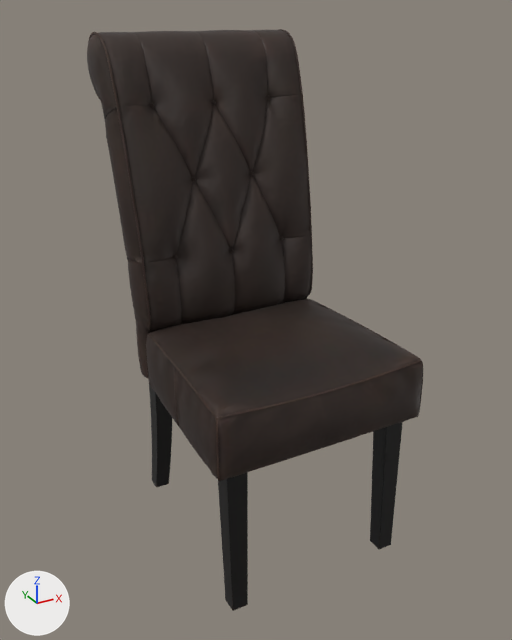
Renders of the glTF model public/models/ph_dining_chair.glb from each side of a commit.
One viewpoint serves both versions: a 50 mm lens placed at (-0.618, -1.101, 1.014), pointed at (0.001, 0.024, 0.452). The lights are fixed; the arrows at lower left show +X, +Y and +Z. The picture after the commit comes second. Vertices at exactly the same position are counted once.

In view in the first picture: 'dining_chair_02'.
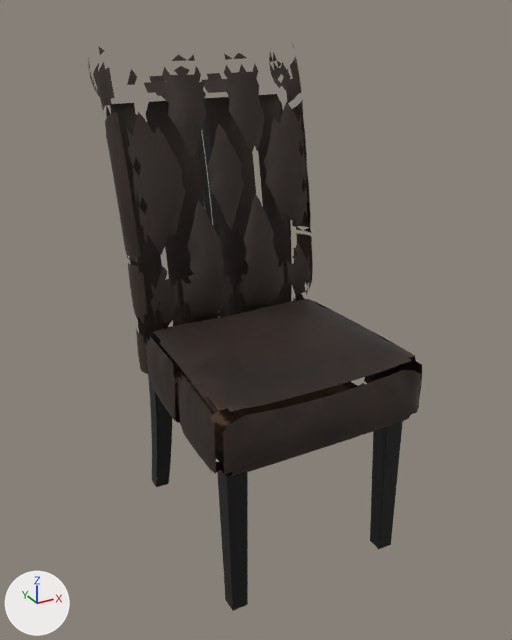
Where the newer file only moved an object's origin or applied its transform, the numbers keep the older frame.

Boxes (x1, y1, x2, y2) around the edits, measured in the pictures (512 x 640 px):
'dining_chair_02', reshaped: before (87, 29, 423, 611); after (87, 43, 422, 611)
part 1 of me_cube_054, deleted: before (146, 96, 423, 481)
part 2 of me_cube_054, cut back: before (87, 29, 423, 487); after (127, 216, 311, 265)
part 3 of me_cube_054, surface changed: (88, 47, 421, 549) in both

The change, as a list of edits to the scene's bpy script:
```text
Change mat_dining_chair_02:
    remove # nodes: BsdfPrincipled, NormalMap, OutputMaterial, SeparateColor, TexImage x3
    nodes: BsdfPrincipled, Mapping x3, NormalMap, OutputMaterial, SeparateColor, TexImage x3, UVMap x3
Change me_cube_054:
    used by ob_dining_chair_02; location = (0.0, 0.0, 0.0)
    remove me_cube_054.from_pydata(...)  # 11974 vertices, 22013 faces; spans x -0.217..0.217, y -0.245..0.331, z 0.001..0.975
    add me_cube_054.from_pydata(...)  # 2645 vertices, 3541 faces; spans x -0.217..0.217, y -0.245..0.326, z 0.001..0.952
    me_cube_054 part 1: 12 loose pieces with 2477 vertices, spanning x -0.212..0.212, y -0.235..0.27, z 0.3..0.854, are deleted
    me_cube_054 part 2: 10 vertices moved within x -0.202..0.202, y 0.153..0.266, z 0.306..0.852; 6828 vertices removed from x -0.213..0.213, y -0.235..0.331, z 0.002..0.975
    me_cube_054 part 3: 3496 kept faces spanning x -0.217..0.217, y -0.245..0.326, z 0.001..0.952 get new texture (UV) coordinates
    other edits to the shape of me_cube_054 do not show in these pictures
```
